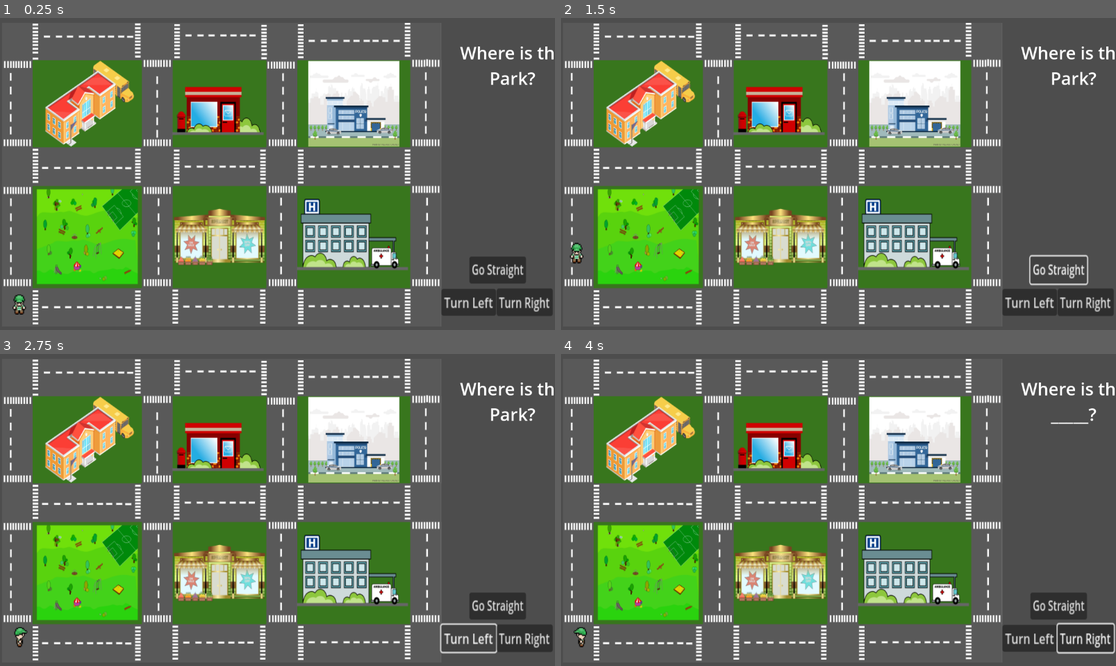
Above: before the commit, frames 1-4 (two rows, left to right).
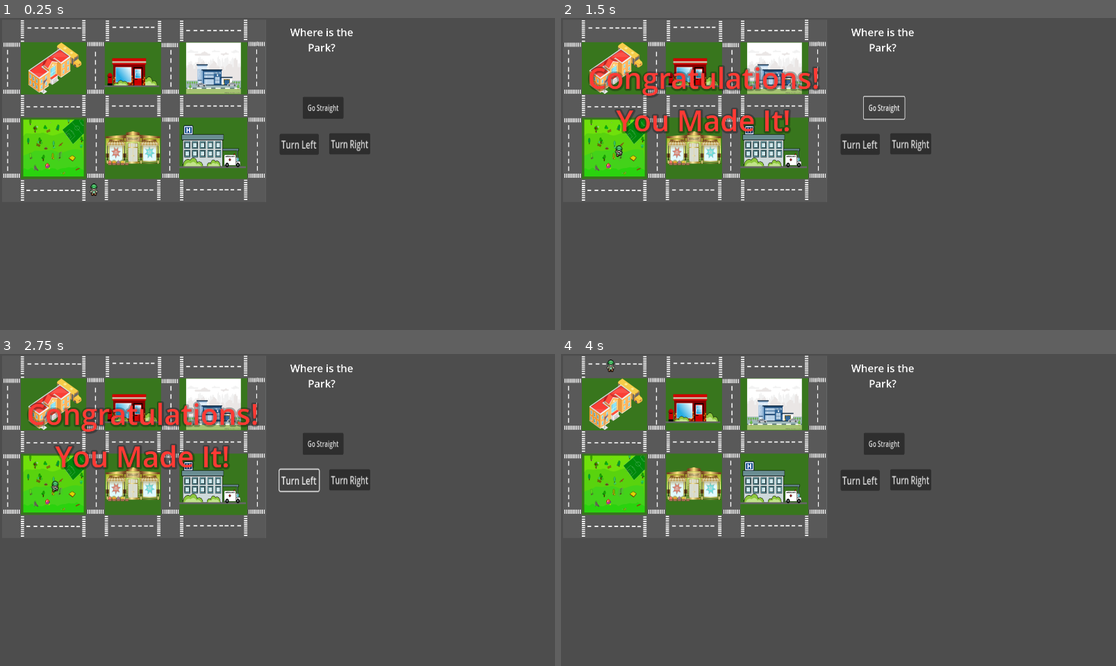
Above: after the commit, the same moments.

Repository: FisheyMug/DirectionsApp
Game: Godot game, scene res://Scenes/Level/level.tscn
Two runs of this game, one before a commit and one after it. Both use one fixed random seed, a clock stepped at 60 frames per second and the inputs below.
Inputs (mouse positions are in pixels of both pictures, inside the frame that each line leads up to):
- Up to frame 1 (0.25 s): no input
- Up to frame 2 (1.5 s): click "Go Straight" at 0.5 s; click "Go Straight" at 1.25 s
- Up to frame 3 (2.75 s): click "Turn Left" at 2 s
- Up to frame 4 (4 s): click "Turn Right" at 2.75 s; tap Enter at 3.5 s; move the mouse to (649, 441) at 3.52 s; hold Right (turn_right) from 3.53 s (still down); tap Up (go_straight) at 3.6 s; click (649, 441) at 3.67 s

The runs differ from the first frame. In frame 1, 48% of the frame differs, in the area x 0-100%, y 0-99%; in frame 2, 48%; in frame 3, 48%; in frame 4, 48%.

Commit message:
Added reset mechanic for when the wrong location is entered

Diff:
--- a/Scenes/Level/level.gd
+++ b/Scenes/Level/level.gd
@@ -29,7 +29,7 @@
 	$Sentence/Label.text = "Where is the " + current_goal + "?"
 
 func select_random_start_location():
-	start_position = road_markers[randi() % road_markers.size() + 1].position
+	start_position = road_markers[randi() % road_markers.size() - 1].position
 	$Player.position = start_position
 
 
@@ -41,9 +41,12 @@
 			$Timers/WinMessage.start()
 			start_timer = false
 			Globals.win = false
+	if Globals.reset == true:
+		$Player.position = start_position
+
+
 
 func _on_win_message_timeout():
-	print("Timer is working")
 	get_tree().reload_current_scene()
 
 func _process(_delta):
--- a/Scenes/Level/level.tscn
+++ b/Scenes/Level/level.tscn
@@ -18,7 +18,7 @@
 shadow_color = Color(0.0117647, 0.0117647, 0.0117647, 0.298039)
 
 [node name="Level" type="Node2D"]
-position = Vector2(3, 8)
+position = Vector2(7, 4)
 scale = Vector2(0.786746, 0.946529)
 script = ExtResource("1_qv64o")
 
@@ -143,46 +143,47 @@
 position = Vector2(226, 476)
 
 [node name="Buttons" type="Node2D" parent="."]
-position = Vector2(1292.67, 601.144)
+position = Vector2(1305.38, 567.336)
 
 [node name="Go_Straight" type="Button" parent="Buttons"]
-offset_left = -58.4686
-offset_top = -85.5758
-offset_right = 36.5314
-offset_bottom = -54.5758
+offset_left = 16.5205
+offset_top = -283.14
+offset_right = 130.521
+offset_bottom = -241.14
 scale = Vector2(1.57164, 1.8993)
 action_mode = 0
 text = "Go Straight"
 
 [node name="Turn_Left" type="Button" parent="Buttons"]
-offset_left = -132.19
-offset_top = -14.7909
-offset_right = -53.19
-offset_bottom = 16.2091
-scale = Vector2(1.82502, 1.89317)
+offset_left = -85.1641
+offset_top = -147.909
+offset_right = -6.16404
+offset_bottom = -116.909
+scale = Vector2(2.1887, 2.47223)
 text = "Turn Left"
 
 [node name="Turn_Right" type="Button" parent="Buttons"]
-offset_left = 13.9817
-offset_top = -15.8474
-offset_right = 102.982
-offset_bottom = 15.1526
-scale = Vector2(1.66126, 1.94301)
+offset_left = 133.458
+offset_top = -150.022
+offset_right = 222.458
+offset_bottom = -119.022
+scale = Vector2(2.03337, 2.48828)
 text = "Turn Right"
 
 [node name="Sentence" type="CanvasLayer" parent="."]
 
 [node name="Label" type="Label" parent="Sentence"]
-offset_left = 927.0
-offset_top = 47.0
-offset_right = 1201.0
-offset_bottom = 237.0
+offset_left = 976.0
+offset_top = 24.0
+offset_right = 1250.0
+offset_bottom = 214.0
 text = "Where is the hospital?"
 label_settings = SubResource("LabelSettings_gklj6")
 horizontal_alignment = 1
 autowrap_mode = 3
 
 [node name="WinMessage" type="Label" parent="Sentence"]
+visible = false
 offset_left = 93.0
 offset_top = 138.0
 offset_right = 893.0
--- a/Scenes/Object/globals.gd
+++ b/Scenes/Object/globals.gd
@@ -4,3 +4,4 @@
 var goal: String
 var win: bool = false
 var reset:bool = false
+var player_moving: bool = false
--- a/Scenes/Object/location.gd
+++ b/Scenes/Object/location.gd
@@ -4,12 +4,10 @@
 signal set_goal(goal)
 
 func _on_body_entered(_body):
-	print("You have entered the " + self.name)
 	if self.name == Globals.goal:
 		print("Congrats, you win!")
 		Globals.win = true
 	elif self.name != Globals.goal:
-		print("reset")
 		Globals.reset = true
 
 
--- a/Scenes/Player/player.gd
+++ b/Scenes/Player/player.gd
@@ -6,7 +6,6 @@
 var destination: Vector2
 var faceing: int = 0
 var animationToPlay = "WalkDown"
-var player_moving : bool = false
 
 func rotation(input):
 	if input == "right":
@@ -35,20 +34,21 @@
 		animationToPlay = "Walk_right"
 
 func _input(event):
-	if event.is_action_released("turn_right") and !player_moving:
+	if event.is_action_released("turn_right") and !Globals.player_moving:
 		$view.rotate(1.57)
 		rotation("right")
 		can_move_forward = false
-	if event.is_action_released("turn_left") and !player_moving:
+	if event.is_action_released("turn_left") and !Globals.player_moving:
 		$view.rotate(-1.57)
 		rotation("left")
 		can_move_forward = false
 	if event.is_action_released("go_straight"):
-		if can_move_forward and !player_moving:
+		Globals.reset = false
+		if can_move_forward and !Globals.player_moving:
 			target = destination
 			velocity = position.direction_to(target) * speed
 			$AnimationPlayer.play(animationToPlay)
-			player_moving = true
+			Globals.player_moving = true
 
 
 func _on_view_area_entered(area):
@@ -56,14 +56,13 @@
 	can_move_forward = true
 
 
-
 func _physics_process(_delta):
-	if position.distance_to(target) > 10:
+	if position.distance_to(target) > 10 and !Globals.reset:
 		move_and_slide()
 
 func _on_body_collision_area_entered(_area):
 	$AnimationPlayer.stop()
-	player_moving = false
+	Globals.player_moving = false
 	can_move_forward = true
 
 
--- a/project.godot
+++ b/project.godot
@@ -18,6 +18,11 @@
 [autoload]
 
 Globals="*res://Scenes/Object/globals.gd"
+
+[display]
+
+window/size/viewport_width=1920
+window/size/viewport_height=1080
 
 [file_customization]
 
